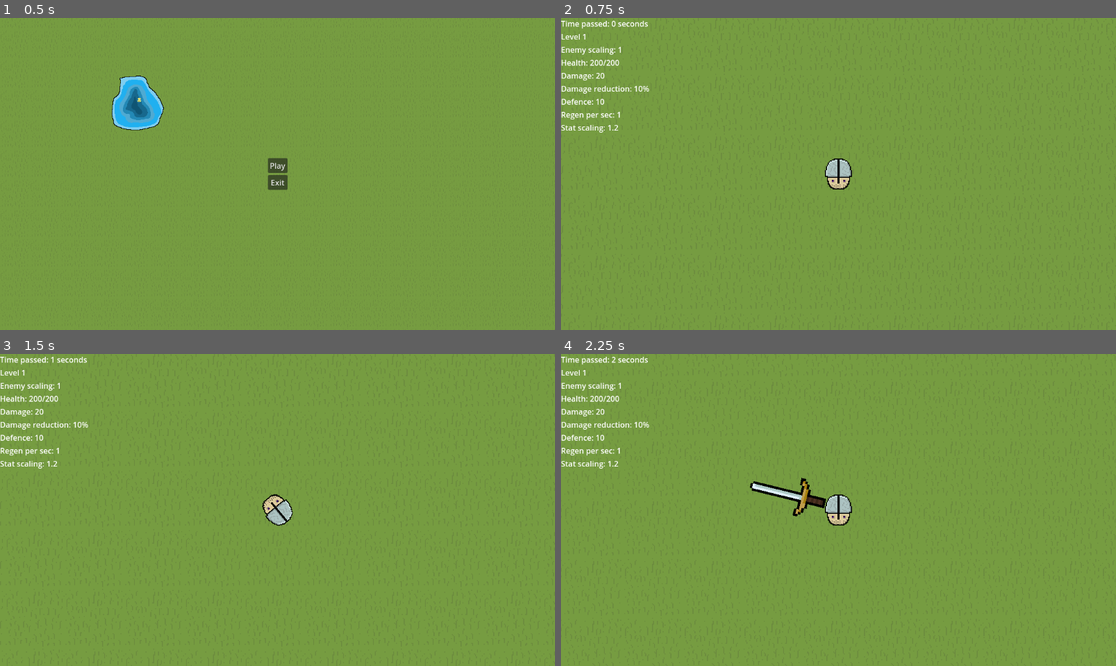
Above: before the commit, frames 1-4 (two rows, left to right).
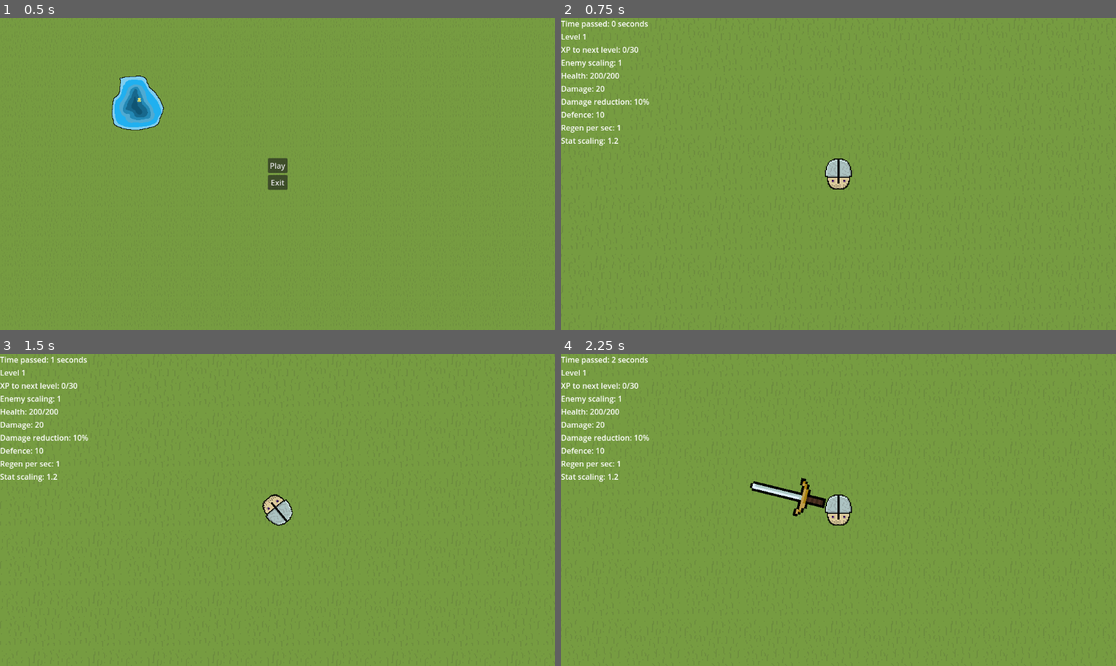
Above: after the commit, the same moments.

Repository: Likvik89/Built-to-scale
Game: Godot game, scene res://Scenes/level.tscn
The game is run twice, just before and just after one commit, with the same random seed, the same clock (stepped at 60 frames per second) and the same inputs.
Inputs (mouse positions are in pixels of both pictures, inside the frame that each line leads up to):
- Up to frame 1 (0.5 s): no input
- Up to frame 2 (0.75 s): click "Play" at 0.5 s
- Up to frame 3 (1.5 s): tap Enter at 1.25 s; move the mouse to (399, 494) at 1.27 s; hold D (move_right) from 1.28 s (still down); tap Space (move_dash) at 1.35 s
- Up to frame 4 (2.25 s): move the mouse to (727, 525) at 2.02 s; release D (move_right) at 2.03 s; hold S (move_down) from 2.03 s (still down); click (727, 525) at 2.1 s

Frame 1 is identical in both runs. In frame 2, 1.1% of the frame differs, in the area x 0-16%, y 9-41%; in frame 3, 1.1%; in frame 4, 1.1%.

Commit message:
can quit from paused

Diff:
--- a/Scenes/UI.tscn
+++ b/Scenes/UI.tscn
@@ -20,6 +20,21 @@
 grow_vertical = 2
 text = "PAUSED"
 horizontal_alignment = 1
+
+[node name="Exit" type="Button" parent="."]
+unique_name_in_owner = true
+anchors_preset = 8
+anchor_left = 0.5
+anchor_top = 0.5
+anchor_right = 0.5
+anchor_bottom = 0.5
+offset_left = -20.0
+offset_top = 31.0
+offset_right = 21.0
+offset_bottom = 62.0
+grow_horizontal = 2
+grow_vertical = 2
+text = "EXIT"
 
 [node name="Explenations" type="Control" parent="."]
 layout_mode = 3
@@ -149,6 +164,7 @@
 
 [node name="Level_up" type="BoxContainer" parent="."]
 unique_name_in_owner = true
+visible = false
 anchors_preset = 8
 anchor_left = 0.5
 anchor_top = 0.5
@@ -199,6 +215,10 @@
 unique_name_in_owner = true
 layout_mode = 2
 
+[node name="XP" type="Label" parent="Info"]
+unique_name_in_owner = true
+layout_mode = 2
+
 [node name="Enemy_scaling" type="Label" parent="Info"]
 unique_name_in_owner = true
 layout_mode = 2
@@ -251,6 +271,7 @@
 layout_mode = 2
 text = "Retry"
 
+[connection signal="pressed" from="Exit" to="." method="_on_exit_pressed"]
 [connection signal="mouse_entered" from="Level_up/Health" to="." method="_on_health_mouse_entered"]
 [connection signal="mouse_exited" from="Level_up/Health" to="." method="_on_health_mouse_exited"]
 [connection signal="pressed" from="Level_up/Health" to="." method="_on_health_pressed"]
--- a/Scripts/UI.gd
+++ b/Scripts/UI.gd
@@ -12,6 +12,7 @@
 	$Info/Defence.text = str("Defence: ", GlobalInfo.defence)
 	$Info/Regen.text = str("Regen per sec: ", GlobalInfo.regen)
 	$Info/Scaling.text = str("Stat scaling: ", GlobalInfo.scaling)
+	$Info/XP.text = str("XP to next level: ",GlobalInfo.xp,"/",GlobalInfo.xp_to_next_level)
 
 	if GlobalInfo.dead:
 		$Gameover.visible = true
@@ -20,9 +21,10 @@
 
 	if GlobalInfo.paused:
 		$Paused_text.visible = true
+		$Exit.visible = true
 	else:
 		$Paused_text.visible = false
-
+		$Exit.visible = false
 	if GlobalInfo.leveling_up:
 		$Level_up.visible = true
 		$Level_up_text.visible = true
@@ -105,3 +107,9 @@
 	GlobalInfo.level_scaling = 2.1
 	GlobalInfo.leveling_up = false
 	GlobalInfo.paused = false
+
+
+
+func _on_exit_pressed():
+	get_tree().quit()
+	pass # Replace with function body.
--- a/Scripts/player.gd
+++ b/Scripts/player.gd
@@ -60,9 +60,12 @@
 				invinciblity_timer = 0
 
 		regen_timer += delta
+
 		if health < maxhealth and regen_timer >= 1:
+			print(regen)
 			health += regen
 			regen_timer = 0
+
 	maxhealth = GlobalInfo.maxhealth
 	damage = GlobalInfo.damage
 	damage_reduction = GlobalInfo.damage_reduction
@@ -150,7 +153,7 @@
 
 func takedamage(damage):
 	if not invincible:
-		if damage*damage_reduction-defence > 1:
+		if damage*damage_reduction-defence < 1:
 			health -= damage*(1-damage_reduction)-defence
 		else:
 			health -= 1
